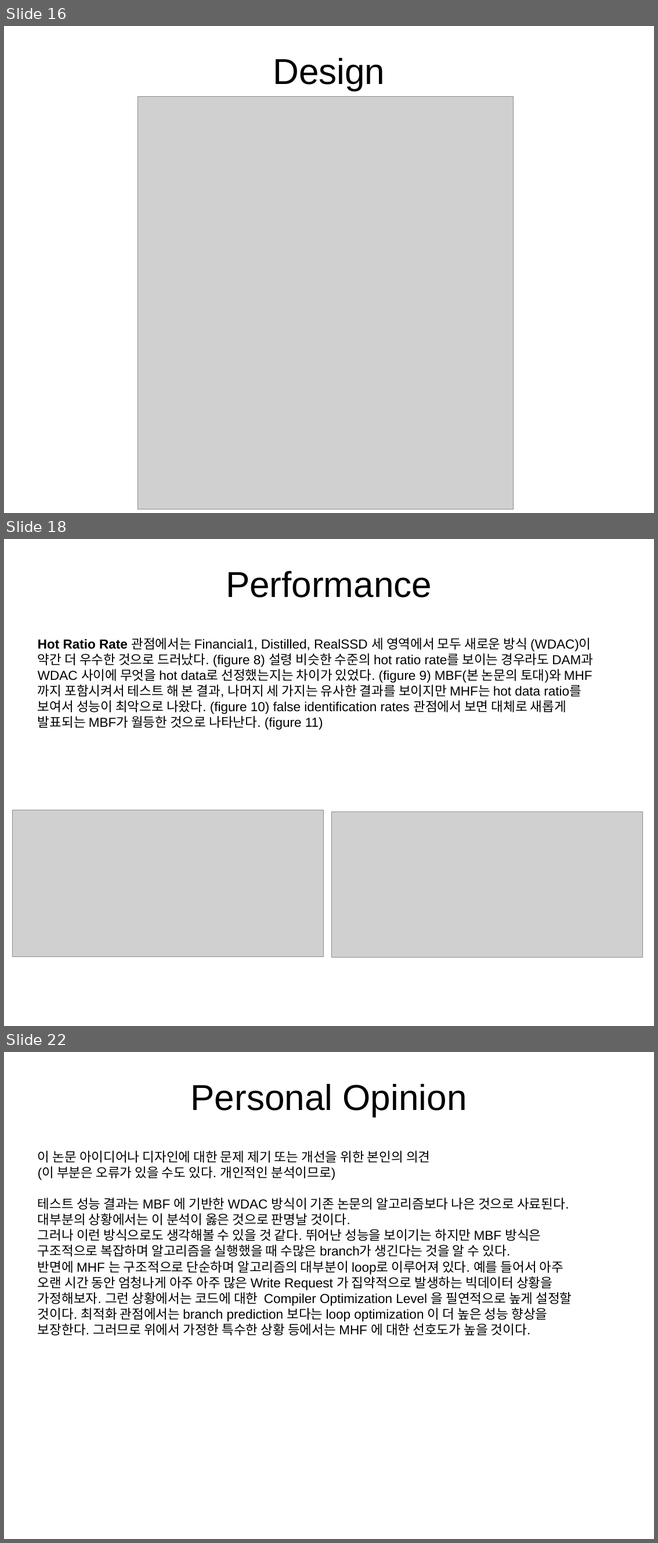
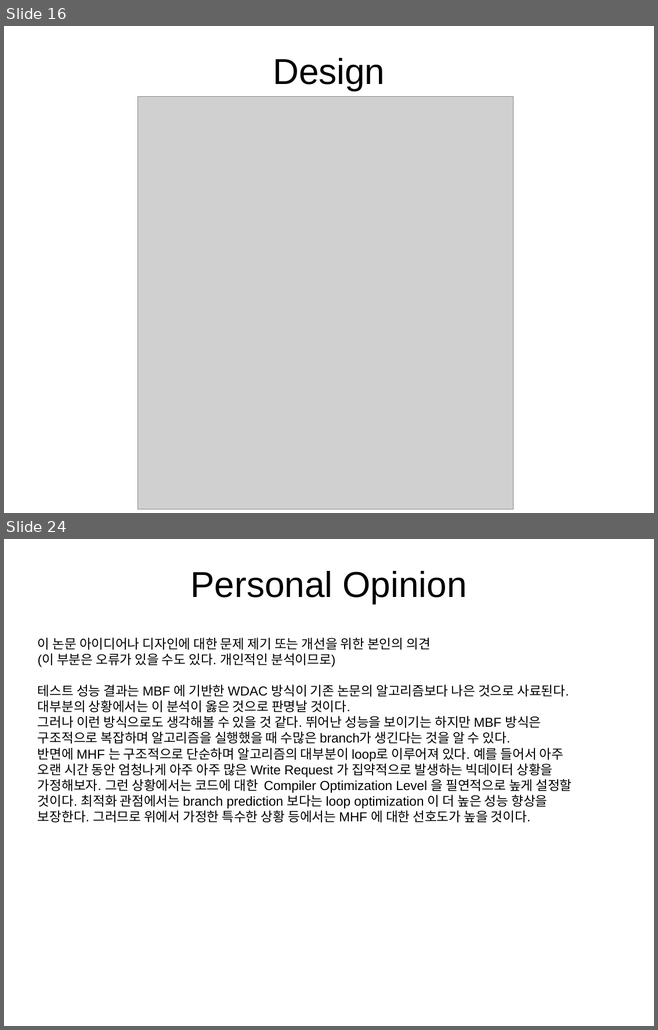
Before and after one commit to OptimistLabyrinth/ubuntu16.04, a slide deck: DPARK_office/Non-Volatile_Momory/hot_data_identification_PaperReview.odp. Shown one above the other, each under a label of ours: slides 16, 18 and 22 before the commit, slides 16 and 24 after it; the slides between them are not shown. The pictures are 658x1543 and 658x1030 pixels, drawn with LibreOffice and Linux fonts; fonts in the diff are those of the drawing; grey boxes stand for pictures. Boxes give left, top, right and bottom in pixels: in the first picture for what was removed or moved away, otherwise in the second. Text is boxed around its words. In the diff, an @@ line names an element or a change of style, - is before the commit and + after.

```diff
--- a/DPARK_office/Non-Volatile_Momory/hot_data_identification_PaperReview.odp
+++ b/DPARK_office/Non-Volatile_Momory/hot_data_identification_PaperReview.odp
@@ slide 18 removed at bbox=[4, 539, 654, 1026], background #FFFFFF @@
@@ title removed at bbox=[226, 571, 431, 598] @@
-Performance
@@ text removed at bbox=[38, 638, 593, 730] @@
-Hot Ratio Rate 관점에서는 Financial1, Distilled, RealSSD 세 영역에서 모두 새로운 방식 (WDAC)이 약간 더 우수한 것으로 드러났다. (figure 8) 설령 비슷한 수준의 hot ratio rate를 보이는 경우라도 DAM과 WDAC 사이에 무엇을 hot data로 선정했는지는 차이가 있었다. (figure 9) MBF(본 논문의 토대)와 MHF까지 포함시켜서 테스트 해 본 결과, 나머지 세 가지는 유사한 결과를 보이지만 MHF는 hot data ratio를 보여서 성능이 최악으로 나왔다. (figure 10) false identification rates 관점에서 보면 대체로 새롭게 발표되는 MBF가 월등한 것으로 나타난다. (figure 11)
@@ picture removed at bbox=[12, 810, 324, 957] @@
@@ picture removed at bbox=[332, 812, 643, 957] @@
@@ what was slide 22 is now slide 24 @@
```
Also in this commit, not shown: 7 slides changed, 7 slides added, 3 other slides removed, 8 other files.
